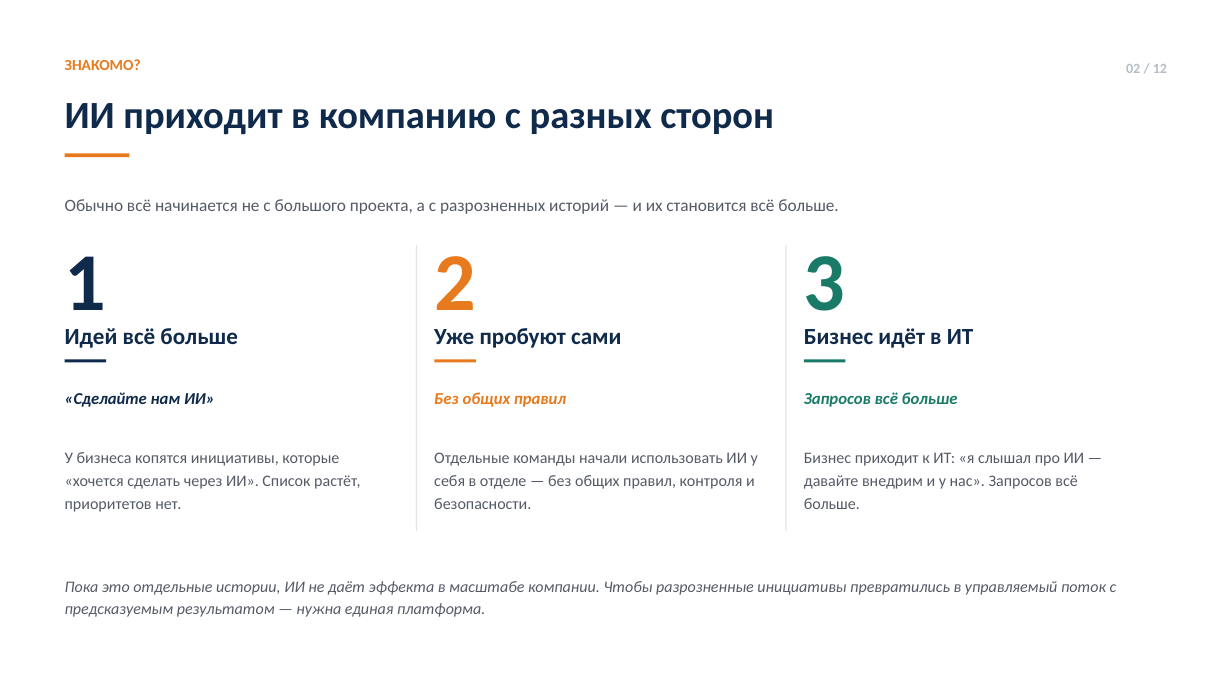
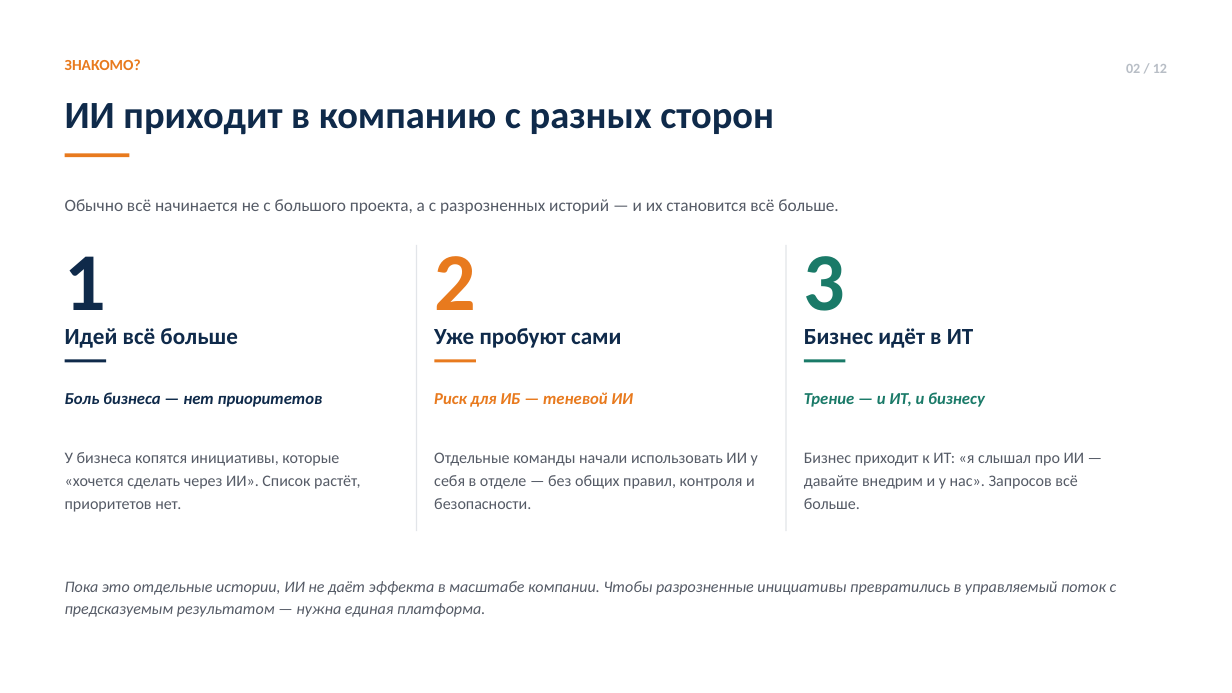
Before and after one commit to vladilslavandrosov-prog/job-RAG, a slide deck: slide 2 of docs/sales-enablement/presentation/korporativny-ai-sloy-prezentatsiya-tza-style.pptx. Drawn at 1232x693 pixels with LibreOffice and Linux fonts; fonts in the diff are those of the drawing. Boxes give left, top, right and bottom in pixels: in the first picture for what was removed or moved away, otherwise in the second. Text is boxed around its words. In the diff, an @@ line names an element or a change of style, - is before the commit and + after.

```diff
--- a/docs/sales-enablement/presentation/korporativny-ai-sloy-prezentatsiya-tza-style.pptx
+++ b/docs/sales-enablement/presentation/korporativny-ai-sloy-prezentatsiya-tza-style.pptx
@@ text at (x1=65, y1=392, x2=323, y2=407): text changed @@
-«Сделайте нам ИИ»
+Боль бизнеса — нет приоритетов
@@ text at (x1=434, y1=392, x2=633, y2=407): text changed @@
-Без общих правил
+Риск для ИБ — теневой ИИ
@@ text at (x1=804, y1=392, x2=985, y2=407): text changed @@
-Запросов всё больше
+Трение — и ИТ, и бизнесу
```
Also in this commit, not shown: 4 other slides changed, 6 other files.
